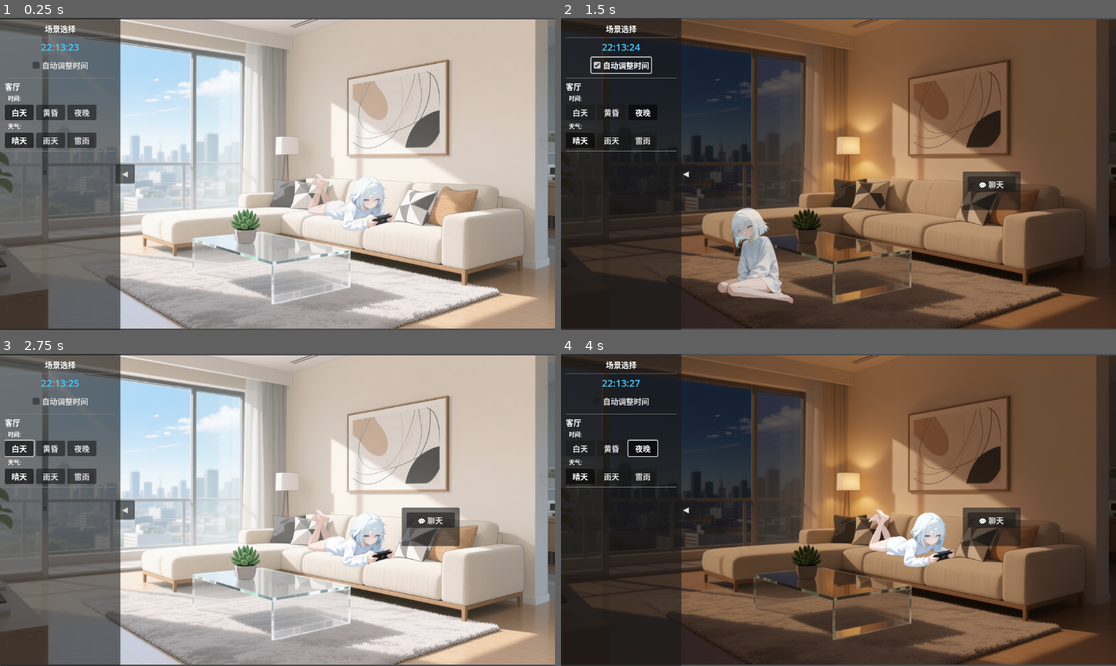
Above: before the commit, frames 1-4 (two rows, left to right).
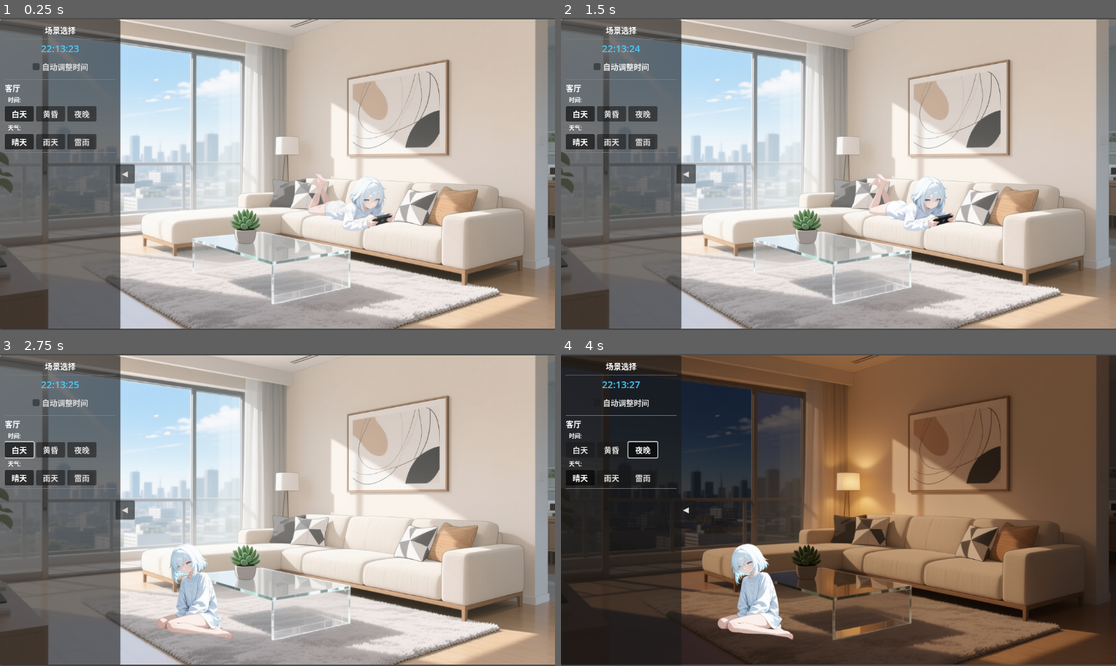
Above: after the commit, the same moments.

Repository: xhc2008/CABM-ED
Game: Godot game, scene res://scripts/main.tscn
Two runs of this game, one before a commit and one after it. Both use one fixed random seed, a clock stepped at 60 frames per second and the inputs below.
Inputs (mouse positions are in pixels of both pictures, inside the frame that each line leads up to):
- Up to frame 1 (0.25 s): no input
- Up to frame 2 (1.5 s): click (910, 202) at 0.5 s; click "自动调整时间" at 1.25 s
- Up to frame 3 (2.75 s): click "白天" at 2 s
- Up to frame 4 (4 s): click "黄昏" at 2.75 s; click "夜晚" at 3.5 s

The runs differ from the first frame. In frame 1, 1.2% of the frame differs, in the area x 0-22%, y 0-100%; in frame 2, 98%, in the area x 0-100%, y 0-100%; in frame 3, 5.3%; in frame 4, 6.2%.

Commit message:
feat: 角色预设位置

Diff:
--- a/config/character_presets.json
+++ b/config/character_presets.json
@@ -15,6 +15,22 @@
         "x": 0.35,
         "y": 0.77
       }
+    },
+    {
+      "image": "3.png",
+      "scale": 0.7,
+      "position": {
+        "x": 0.73,
+        "y": 0.76
+      }
+    },
+    {
+      "image": "4.png",
+      "scale": 0.65,
+      "position": {
+        "x": 0.13,
+        "y": 0.54
+      }
     }
   ]
 }
--- a/scripts/action_menu.gd
+++ b/scripts/action_menu.gd
@@ -14,6 +14,18 @@
 
 	# 连接按钮信号
 	chat_button.pressed.connect(_on_chat_button_pressed)
+
+func _input(event):
+	# 如果菜单可见，且点击了菜单外的区域，则隐藏菜单
+	if visible and event is InputEventMouseButton:
+		if event.pressed and event.button_index == MOUSE_BUTTON_LEFT:
+			# 检查点击位置是否在菜单内
+			var local_pos = get_local_mouse_position()
+			var menu_rect = Rect2(Vector2.ZERO, size)
+			if not menu_rect.has_point(local_pos):
+				hide_menu()
+				# 接受事件，防止传递到其他节点
+				get_viewport().set_input_as_handled()
 
 func show_menu(at_position: Vector2):
 	# 设置菜单位置（在角色旁边）
--- a/scripts/main.gd
+++ b/scripts/main.gd
@@ -10,6 +10,10 @@
 var current_scene: String = ""
 var current_weather: String = ""
 var current_time: String = "day"
+
+# 场景区域信息
+var scene_rect: Rect2 = Rect2()
+var scene_scale: Vector2 = Vector2.ONE
 
 func _ready():
 	# 连接侧边栏信号
@@ -25,8 +29,95 @@
 	# 连接选项菜单信号
 	action_menu.action_selected.connect(_on_action_selected)
 
+	# 监听窗口大小变化
+	get_viewport().size_changed.connect(_on_viewport_size_changed)
+
 	# 加载默认场景
 	load_scene("livingroom", "sunny", "day")
+
+	# 初始化UI布局
+	await get_tree().process_frame
+	_update_ui_layout()
+
+func _process(_delta):
+	# 持续更新场景区域信息
+	_calculate_scene_rect()
+
+func _calculate_scene_rect():
+	"""计算场景图片在屏幕上的实际显示区域"""
+	if background.texture == null:
+		scene_rect = Rect2(Vector2.ZERO, get_viewport_rect().size)
+		scene_scale = Vector2.ONE
+		return
+
+	var texture_size = background.texture.get_size()
+	var container_size = background.size
+
+	# 根据 stretch_mode = 5 (keep aspect centered) 计算实际显示区域
+	var scale_x = container_size.x / texture_size.x
+	var scale_y = container_size.y / texture_size.y
+	var img_scale = min(scale_x, scale_y)
+
+	scene_scale = Vector2(img_scale, img_scale)
+
+	var scaled_size = texture_size * img_scale
+	var offset = (container_size - scaled_size) / 2.0
+
+	scene_rect = Rect2(offset, scaled_size)
+
+func _on_viewport_size_changed():
+	"""窗口大小变化时更新UI布局"""
+	_update_ui_layout()
+
+func _update_ui_layout():
+	"""更新所有UI组件的位置和大小，使其与场景绑定"""
+	_calculate_scene_rect()
+
+	# 更新侧边栏 - 固定在场景左侧
+	_update_sidebar_layout()
+
+	# 更新聊天对话框 - 固定在场景底部
+	_update_chat_dialog_layout()
+
+	# 如果动作菜单可见，更新其位置
+	if action_menu.visible:
+		_update_action_menu_position()
+
+func _update_sidebar_layout():
+	"""更新侧边栏布局，使其与场景左侧对齐"""
+	sidebar.position = scene_rect.position
+	sidebar.size.y = scene_rect.size.y
+	sidebar.custom_minimum_size.y = scene_rect.size.y
+
+func _update_chat_dialog_layout():
+	"""更新聊天对话框布局，使其与场景底部对齐"""
+	var dialog_height = chat_dialog.custom_minimum_size.y
+
+	chat_dialog.position = Vector2(
+		scene_rect.position.x,
+		scene_rect.position.y + scene_rect.size.y - dialog_height
+	)
+	chat_dialog.size.x = scene_rect.size.x
+	chat_dialog.custom_minimum_size.x = scene_rect.size.x
+
+func _update_action_menu_position():
+	"""更新动作菜单位置，确保在场景范围内"""
+	var menu_pos = action_menu.position
+
+	# 确保菜单在场景范围内
+	if menu_pos.x + action_menu.size.x > scene_rect.position.x + scene_rect.size.x:
+		menu_pos.x = scene_rect.position.x + scene_rect.size.x - action_menu.size.x - 10
+
+	if menu_pos.x < scene_rect.position.x:
+		menu_pos.x = scene_rect.position.x + 10
+
+	if menu_pos.y + action_menu.size.y > scene_rect.position.y + scene_rect.size.y:
+		menu_pos.y = scene_rect.position.y + scene_rect.size.y - action_menu.size.y - 10
+
+	if menu_pos.y < scene_rect.position.y:
+		menu_pos.y = scene_rect.position.y + 10
+
+	action_menu.position = menu_pos
 
 func load_scene(scene_id: String, weather_id: String, time_id: String):
 	current_scene = scene_id
@@ -48,21 +139,39 @@
 	# 加载角色到新场景
 	character.load_character_for_scene(scene_id)
 
+	# 场景变化后更新UI布局
+	await get_tree().process_frame
+	_update_ui_layout()
+
 func _on_scene_changed(scene_id: String, weather_id: String, time_id: String):
 	load_scene(scene_id, weather_id, time_id)
 
 func _on_character_clicked(char_position: Vector2, char_size: Vector2):
 	# 角色被点击，显示选项菜单
+	# 将角色位置转换为场景坐标
+	var scene_char_pos = scene_rect.position + char_position
+
 	# 计算菜单位置（角色右侧）
 	var menu_pos = Vector2(
-		char_position.x + char_size.x + 10,
-		char_position.y
+		scene_char_pos.x + char_size.x + 10,
+		scene_char_pos.y
 	)
 
-	# 确保菜单不超出屏幕
-	if menu_pos.x + action_menu.custom_minimum_size.x > get_viewport_rect().size.x:
+	# 确保菜单不超出场景范围
+	var scene_right = scene_rect.position.x + scene_rect.size.x
+	var scene_bottom = scene_rect.position.y + scene_rect.size.y
+
+	if menu_pos.x + action_menu.custom_minimum_size.x > scene_right:
 		# 如果右侧放不下，放在左侧
-		menu_pos.x = char_position.x - action_menu.custom_minimum_size.x - 10
+		menu_pos.x = scene_char_pos.x - action_menu.custom_minimum_size.x - 10
+
+	# 确保不超出场景底部
+	if menu_pos.y + action_menu.size.y > scene_bottom:
+		menu_pos.y = scene_bottom - action_menu.size.y - 10
+
+	# 确保不超出场景顶部和左侧
+	menu_pos.x = max(menu_pos.x, scene_rect.position.x + 10)
+	menu_pos.y = max(menu_pos.y, scene_rect.position.y + 10)
 
 	action_menu.show_menu(menu_pos)
 
--- a/scripts/main.tscn
+++ b/scripts/main.tscn
@@ -32,11 +32,9 @@
 
 [node name="Sidebar" type="Panel" parent="."]
 custom_minimum_size = Vector2(250, 0)
-layout_mode = 1
-anchors_preset = 9
-anchor_bottom = 1.0
+layout_mode = 0
 offset_right = 250.0
-grow_vertical = 2
+offset_bottom = 600.0
 script = ExtResource("2_sidebar")
 
 [node name="MarginContainer" type="MarginContainer" parent="Sidebar"]
@@ -86,15 +84,11 @@
 text = "◀"
 
 [node name="ChatDialog" type="Panel" parent="."]
-custom_minimum_size = Vector2(0, 80)
-layout_mode = 1
-anchors_preset = 12
-anchor_top = 1.0
-anchor_right = 1.0
-anchor_bottom = 1.0
-offset_top = -80.0
-grow_horizontal = 2
-grow_vertical = 0
+custom_minimum_size = Vector2(800, 80)
+layout_mode = 0
+offset_top = 520.0
+offset_right = 800.0
+offset_bottom = 600.0
 script = ExtResource("4_chat_dialog")
 
 [node name="MarginContainer" type="MarginContainer" parent="ChatDialog"]
Binary file added: assets/images/character/livingroom/3.png
Binary file added: assets/images/character/livingroom/4.png
Not shown, added: docs/ui_scene_binding.md
